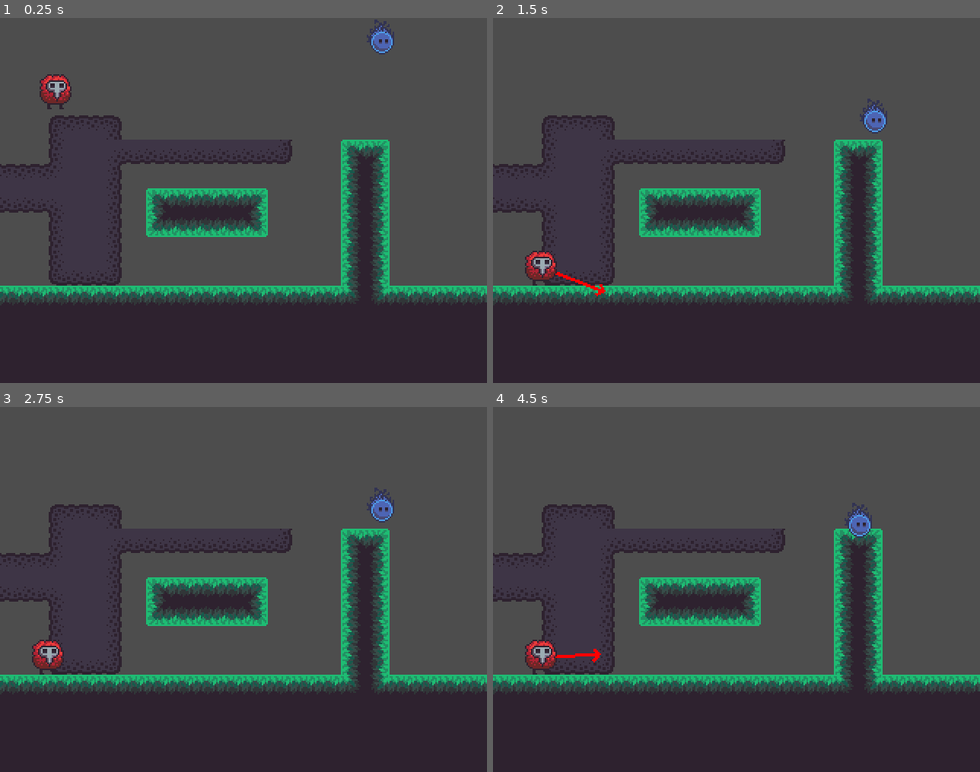
Above: before the commit, frames 1-4 (two rows, left to right).
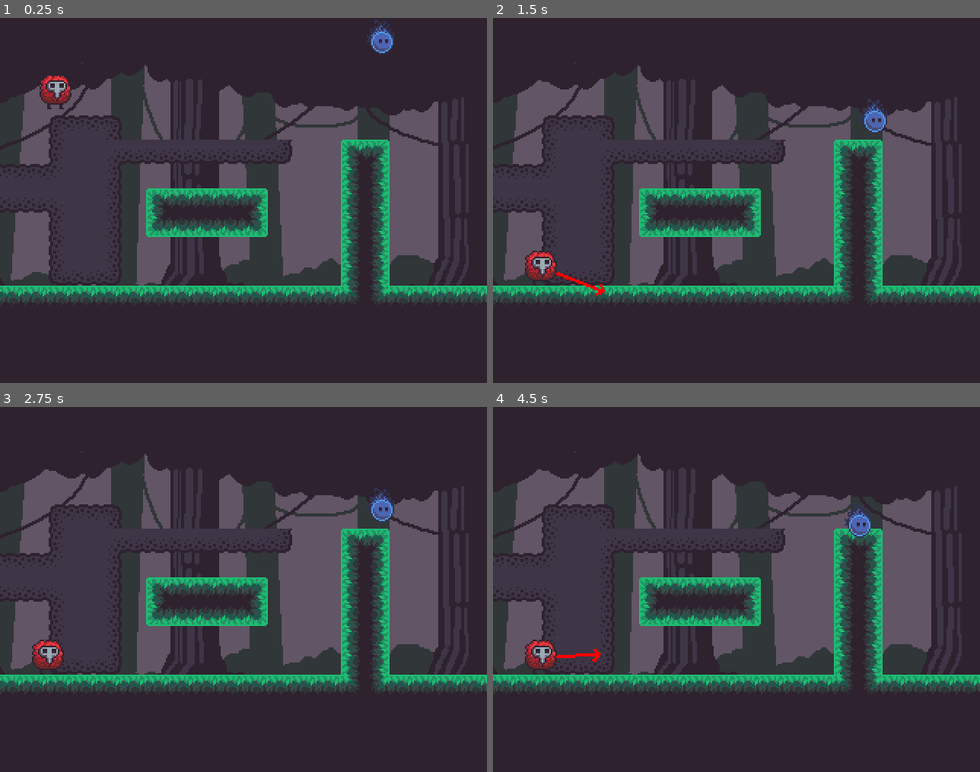
Above: after the commit, the same moments.

Repository: Octoan1/Global-Game-Jam-2026
Game: Godot game, scene res://Scenes/main.tscn
Same seed, same stepped clock (60 frames per second), same inputs: the game is played once before the commit and once after it.
Inputs:
- Up to frame 1 (0.25 s): no input
- Up to frame 2 (1.5 s): tap Enter (ui_accept) at 0.5, 1.25 s; hold D (p1_move_right_k) from 0.53 s (still down); tap 1 (p1_connect_keyboard) at 0.6 s; tap W (p1_jump_k) at 0.77 s; tap E (p1_throw_k) at 1.35 s
- Up to frame 3 (2.75 s): tap W (p1_jump_k) at 1.52 s; release D (p1_move_right_k) at 2.03 s; hold A (p1_move_left_k) from 2.03 s (still down); tap N (p2_back_k) at 2.1 s
- Up to frame 4 (4.5 s): release A (p1_move_left_k) at 2.78 s; hold D (p1_move_right_k) 2.78-4.28 s; tap 2 (p2_connect_keyboard) at 2.85 s; tap W (p1_jump_k) at 3.02, 3.77 s; tap Down (p2_move_down) at 3.6 s; hold A (p1_move_left_k) from 4.28 s (still down); tap Left (p2_move_left_k) at 4.35 s

The runs differ from the first frame. In frame 1, 36% of the frame differs, in the area x 0-100%, y 0-74%; in frame 2, 36%; in frame 3, 36%; in frame 4, 36%.

Commit message:
background

Diff:
--- a/Scenes/main.tscn
+++ b/Scenes/main.tscn
@@ -1,10 +1,15 @@
 [gd_scene format=4 uid="uid://dpncuafgait5d"]
 
 [ext_resource type="PackedScene" uid="uid://dfg58lmub4mlf" path="res://Entities/Players/player1.tscn" id="1_jjgbg"]
-[ext_resource type="Texture2D" uid="uid://pelbol6dtsld" path="res://Aseprite/Player/Dingle/dingle.png" id="2_kry3j"]
 [ext_resource type="PackedScene" uid="uid://spfqakfdgeq1" path="res://Entities/Players/player2.tscn" id="3_8gbba"]
-[ext_resource type="Texture2D" uid="uid://co0lum64xquic" path="res://Aseprite/Player/Dingle/dingle_ghost.png" id="3_21xkr"]
 [ext_resource type="Texture2D" uid="uid://dwjdlqk7ymxl8" path="res://Aseprite/Environment/Tilemap/Tilemap.png" id="4_jjvhh"]
+[ext_resource type="Texture2D" uid="uid://cu44wfwxwtmja" path="res://Aseprite/Environment/flat_background.png" id="4_kry3j"]
+
+[sub_resource type="Resource" id="Resource_jjvhh"]
+metadata/__load_path__ = "res://Aseprite/Player/dingle.png"
+
+[sub_resource type="Resource" id="Resource_kry3j"]
+metadata/__load_path__ = "res://Aseprite/Player/dingle_ghost.png"
 
 [sub_resource type="TileSetAtlasSource" id="TileSetAtlasSource_jjvhh"]
 texture = ExtResource("4_jjvhh")
@@ -394,8 +399,8 @@
 [node name="Player1" parent="." unique_id=501140443 instance=ExtResource("1_jjgbg")]
 z_index = 1
 position = Vector2(37, 19)
-real_tex = ExtResource("2_kry3j")
-ghost_tex = ExtResource("3_21xkr")
+real_tex = SubResource("Resource_jjvhh")
+ghost_tex = SubResource("Resource_kry3j")
 
 [node name="Player2" parent="." unique_id=1845162299 instance=ExtResource("3_8gbba")]
 z_index = 1
@@ -404,3 +409,11 @@
 [node name="Walls" type="TileMapLayer" parent="." unique_id=157024126]
 tile_map_data = PackedByteArray("AAAYABAAAAAEAAAAAAAYAA8AAAABAAEAAAAYAA4AAAABAAEAAAAYAA0AAAABAAEAAAAYAAwAAAABAAEAAAAYAA …(5312 unchanged characters)…
 tile_set = SubResource("TileSet_21xkr")
+
+[node name="TextureRect" type="TextureRect" parent="." unique_id=1715107295]
+z_index = -1
+offset_right = 320.0
+offset_bottom = 240.0
+size_flags_horizontal = 3
+texture = ExtResource("4_kry3j")
+metadata/_edit_use_anchors_ = true
